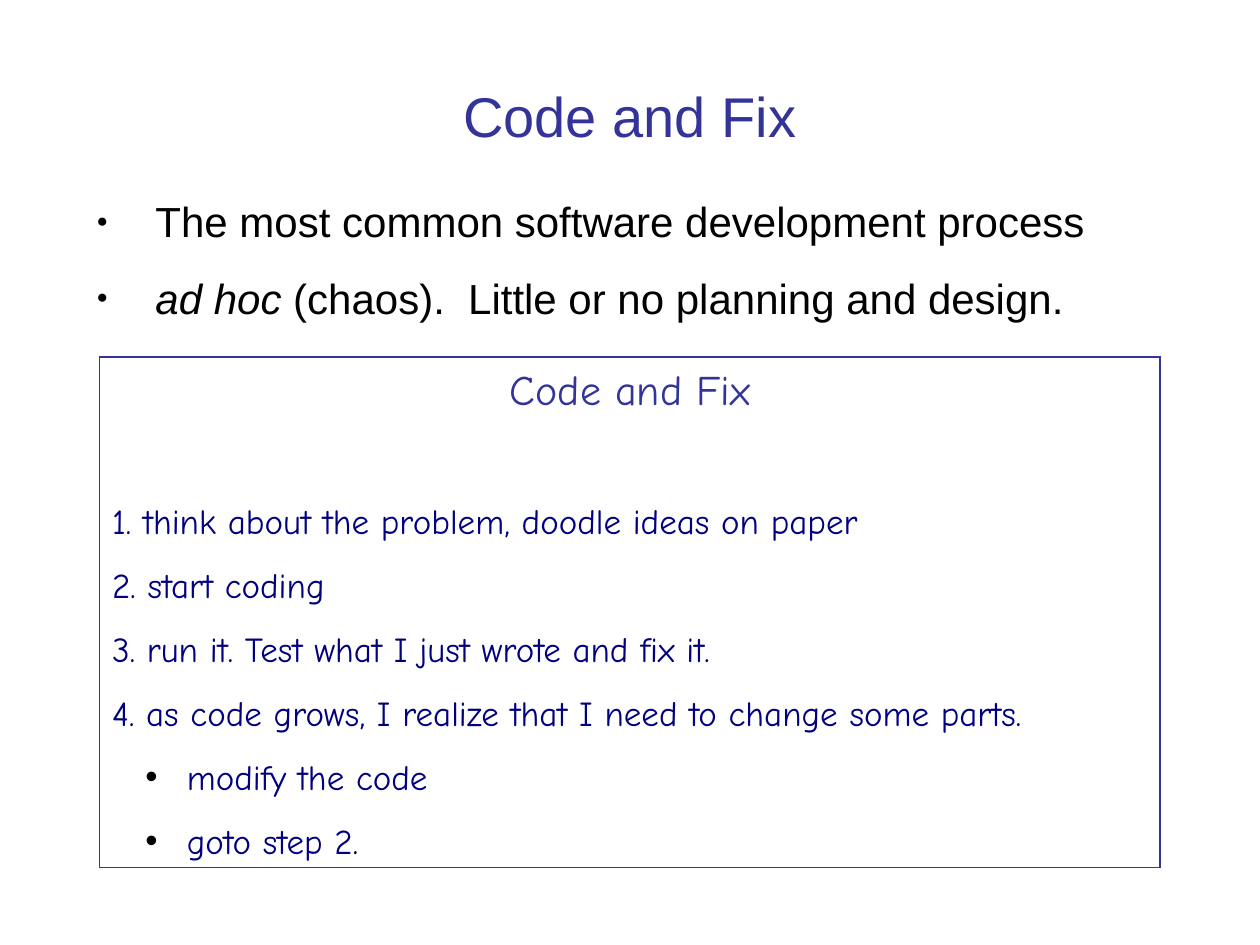
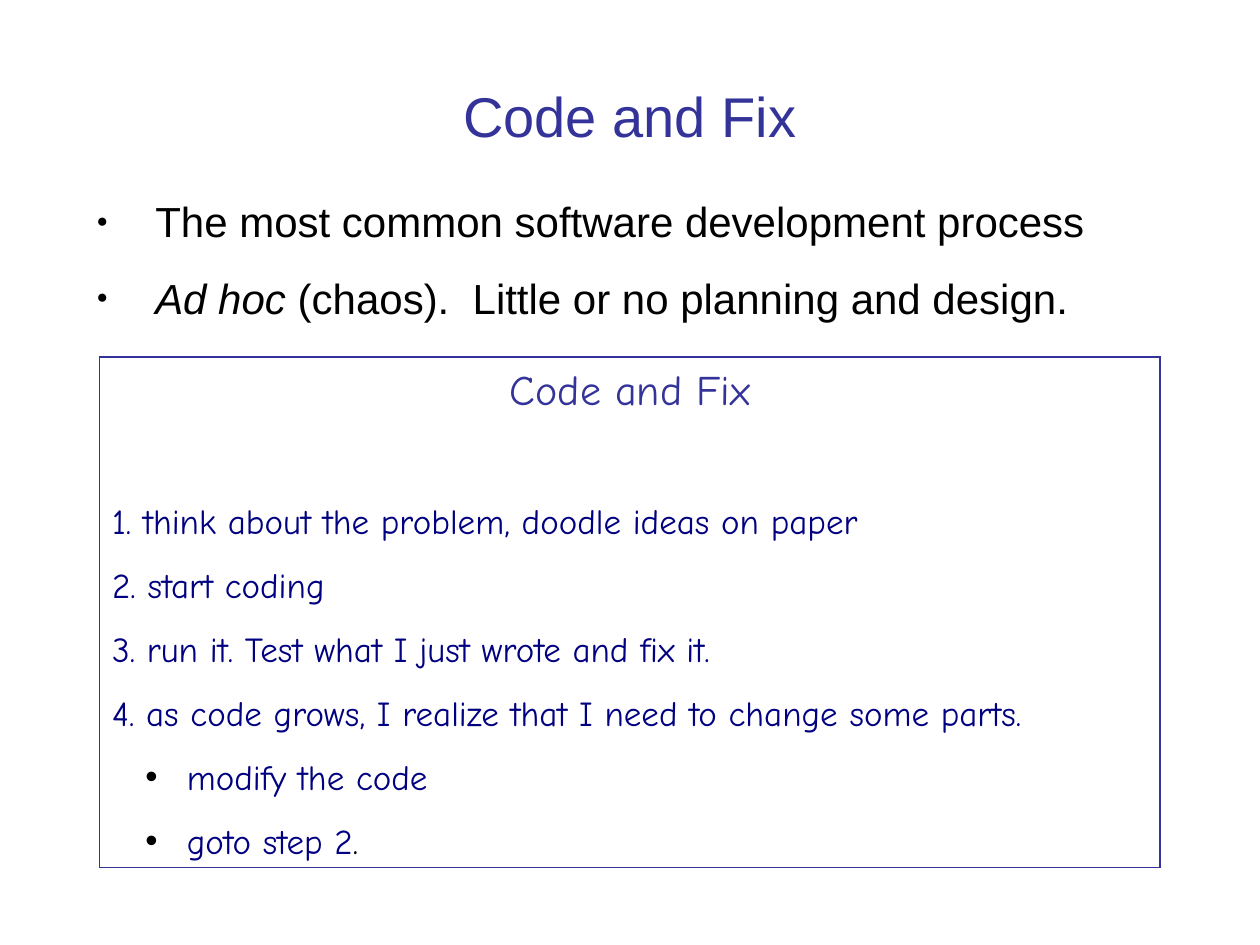
Before and after one commit to cpske/ISP, a slide deck: slide 12 of intro/Introduction-software-process.ppt. Drawn at 1260x945 pixels with LibreOffice and Linux fonts; fonts in the diff are those of the drawing. Boxes give left, top, right and bottom in pixels: in the first picture for what was removed or moved away, otherwise in the second. Text is boxed around its words. In the diff, an @@ line names an element or a change of style, - is before the commit and + after.

```diff
--- a/intro/Introduction-software-process.ppt
+++ b/intro/Introduction-software-process.ppt
@@ text at [155, 283, 1067, 322]: text changed @@
-● ad hoc (chaos). Little or no planning and design.
+● Ad hoc (chaos). Little or no planning and design.
```
Also in this commit, not shown: 6 other slides changed, 1 other file.
